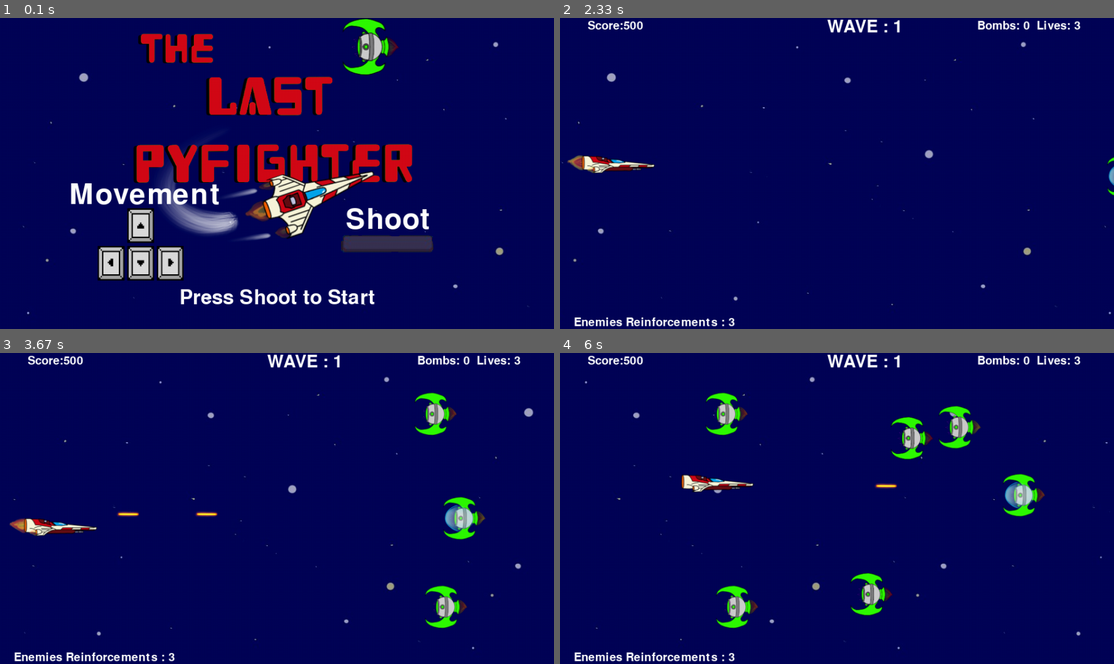
Above: before the commit, frames 1-4 (two rows, left to right).
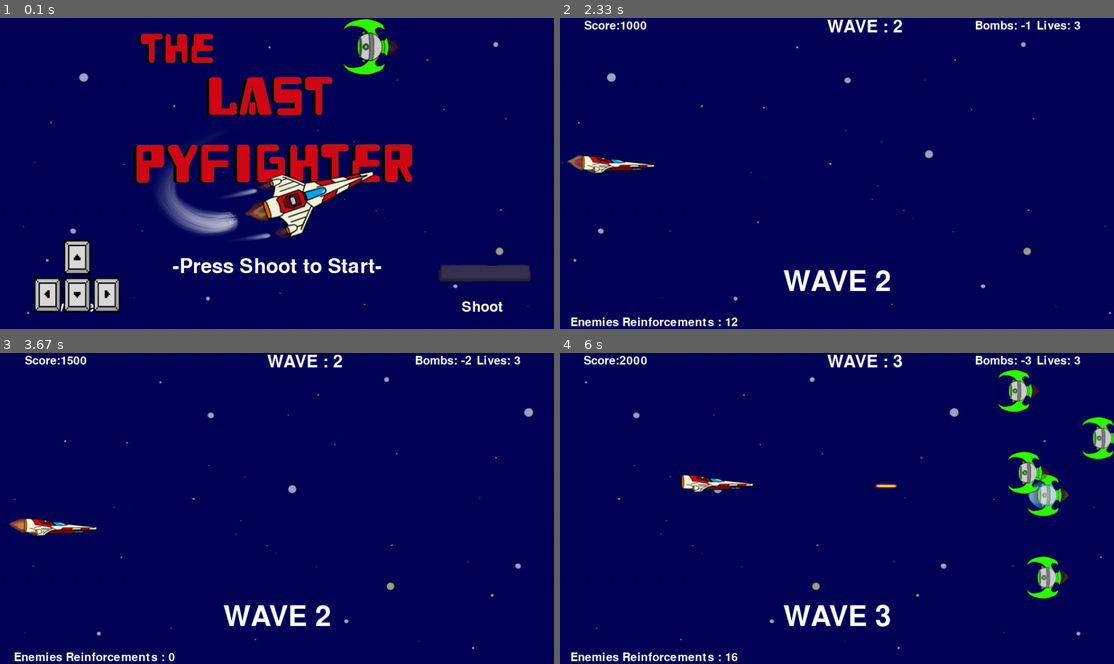
Above: after the commit, the same moments.

Repository: Demi-hero/UoN_Game_Project
Game: pygame game, started from Main.py
The game is run twice, just before and just after one commit, with the same random seed, the same clock (stepped at 60 frames per second) and the same inputs.
Inputs:
- Up to frame 1 (0.1 s): no input
- Up to frame 2 (2.33 s): tap B at 0.33, 2.1 s; tap Space at 1.77 s
- Up to frame 3 (3.67 s): hold Right 2.43-2.9 s; hold Left 2.98-3.52 s; tap B at 3.13 s; hold Down from 3.55 s (still down)
- Up to frame 4 (6 s): release Down at 3.85 s; hold Left 3.88-4.28 s; hold Up 4.32-4.68 s; tap B at 4.47 s; hold Right 4.72-5.35 s; hold Left from 5.78 s (still down); tap Space at 5.85 s

The runs differ from the first frame. In frame 1, 9.4% of the frame differs, in the area x 6-96%, y 53-95%; in frame 2, 1.7%; in frame 3, 3.0%; in frame 4, 7.2%.

Commit message:
cosmetic fixes

Diff:
--- a/eventhandler.py
+++ b/eventhandler.py
@@ -13,14 +13,14 @@
         background.update()
         # self.message_display("Highscores :",xloc=.35)
         # self.message_display(" Lore :", xloc=.65)
-        self.message_display("Movement", yloc=.57, xloc=.26)
-        self.message_display("Shoot", yloc=.65, xloc=.7)
+        self.message_display("Movement", yloc=.93, xloc=.13, font_size=25)
+        self.message_display("Shoot", yloc=.93, xloc=.87, font_size=25)
         background.screen.blit(files["images"].title, (221, 0))
-        background.screen.blit(files["images"].arrows, (160, 320))
+        background.screen.blit(files["images"].arrows, (50, 375))
         # gamedata.background.screen.blit(Game_Data.startup.h, (425, 228))
         # gamedata.background.screen.blit(Game_Data.startup.l, (675, 228))
-        background.screen.blit(files["images"].space, (591, 375))
-        self.message_display("Press Shoot to Start", .9, font_size=35)
+        background.screen.blit(files["images"].space, (760, 426))
+        self.message_display("-Press Shoot to Start-", .8, font_size=35)
         pyg.display.flip()
         while self.startup:
             for event in pyg.event.get():
@@ -177,7 +177,7 @@
 
     # logic for bomb power-up
     def on_bomb(self, board, files):
-        if self.bombs > 0 and not self.paused:
+        if self.bombs < 5 and not self.paused:
             files['sounds'].ult.play()
             self.score += 500
             self.alien_count -= len(self.aliens)
@@ -189,7 +189,7 @@
     def player_death(self, hit):
         self.lives -= 1
         self.sounds.boom.play()
-        expl = gamedata.Explosion(hit.rect.center, 'sm')
+        expl = gamedata.Explosion(hit.rect.center, 'lg')
         self.all_sprites.add(expl)
         self.player.hide()
         for bullet in self.bullets:
@@ -231,7 +231,7 @@
     def purge_aliens(self,player_death=0):
         for alien in self.aliens:
             if not player_death:
-                self.expl = gamedata.Explosion(alien.rect.center, 'lg')
+                self.expl = gamedata.Explosion(alien.rect.center, 'sm')
                 self.all_sprites.add(self.expl)
             alien.kill()
         for albull in self.alienbullets:
--- a/gamedata.py
+++ b/gamedata.py
@@ -41,8 +41,8 @@
     ht = sprite.get_height()
     # loading the images for the sprite with animated thrusters
     animated_sprite = [pyg.image.load(os.path.join("images", "hero_side1.png")).convert_alpha(),
-               pyg.image.load(os.path.join("images", "hero_side2.png")).convert_alpha(),
-               pyg.image.load(os.path.join("images", "hero_side3.png")).convert_alpha()]
+                       pyg.image.load(os.path.join("images", "hero_side2.png")).convert_alpha(),
+                       pyg.image.load(os.path.join("images", "hero_side3.png")).convert_alpha()]
 
     def __init__(self):
         # sprite stuff, setting image, rectangle and mask (for collision detection)
@@ -135,11 +135,11 @@
     ln = sprite.get_width()
     ht = sprite.get_height()
     animated_sprite = [pyg.image.load(os.path.join("images", "enemy1.png")).convert_alpha(),
-              pyg.image.load(os.path.join("images", "enemy2.png")).convert_alpha(),
-              pyg.image.load(os.path.join("images", "enemy3.png")).convert_alpha()]
+                       pyg.image.load(os.path.join("images", "enemy2.png")).convert_alpha(),
+                       pyg.image.load(os.path.join("images", "enemy3.png")).convert_alpha()]
     shielded_sprite = [pyg.image.load(os.path.join("images", "shield1.png")).convert_alpha(),
-              pyg.image.load(os.path.join("images", "shield2.png")).convert_alpha(),
-              pyg.image.load(os.path.join("images", "shield3.png")).convert_alpha()]
+                       pyg.image.load(os.path.join("images", "shield2.png")).convert_alpha(),
+                       pyg.image.load(os.path.join("images", "shield3.png")).convert_alpha()]
 
     def __init__(self, main):
         # pass main to alien, so it can access the player position and add alien bullets to the groups
@@ -198,7 +198,8 @@
             main.sounds.boom.play()
             main.expl = Explosion(self.rect.center, 'lg')
             main.all_sprites.add(main.expl)
-        # can put an else: play 'ping' noise or whatever
+        else:
+            main.sounds.ping.play()
 
 
 class ShieldAlien(Alien):
@@ -277,12 +278,12 @@
 class PowerUp(pyg.sprite.Sprite):
 
     animated_life = [pyg.image.load(os.path.join("images", "hero_life.png")).convert_alpha(),
-                     pyg.image.load(os.path.join("images", "hero_life.png")).convert_alpha(),
-                      pyg.image.load(os.path.join("images", "hero_life.png")).convert_alpha()]
+                     pyg.image.load(os.path.join("images", "hero_life1.png")).convert_alpha(),
+                     pyg.image.load(os.path.join("images", "hero_life2.png")).convert_alpha()]
 
     animated_bombs = [pyg.image.load(os.path.join("images", "bomb1.png")).convert_alpha(),
-                        pyg.image.load(os.path.join("images", "bomb2.png")).convert_alpha(),
-                        pyg.image.load(os.path.join("images", "bomb3.png")).convert_alpha()]
+                      pyg.image.load(os.path.join("images", "bomb2.png")).convert_alpha(),
+                      pyg.image.load(os.path.join("images", "bomb3.png")).convert_alpha()]
 
     def __init__(self, main):
         self.main = main
